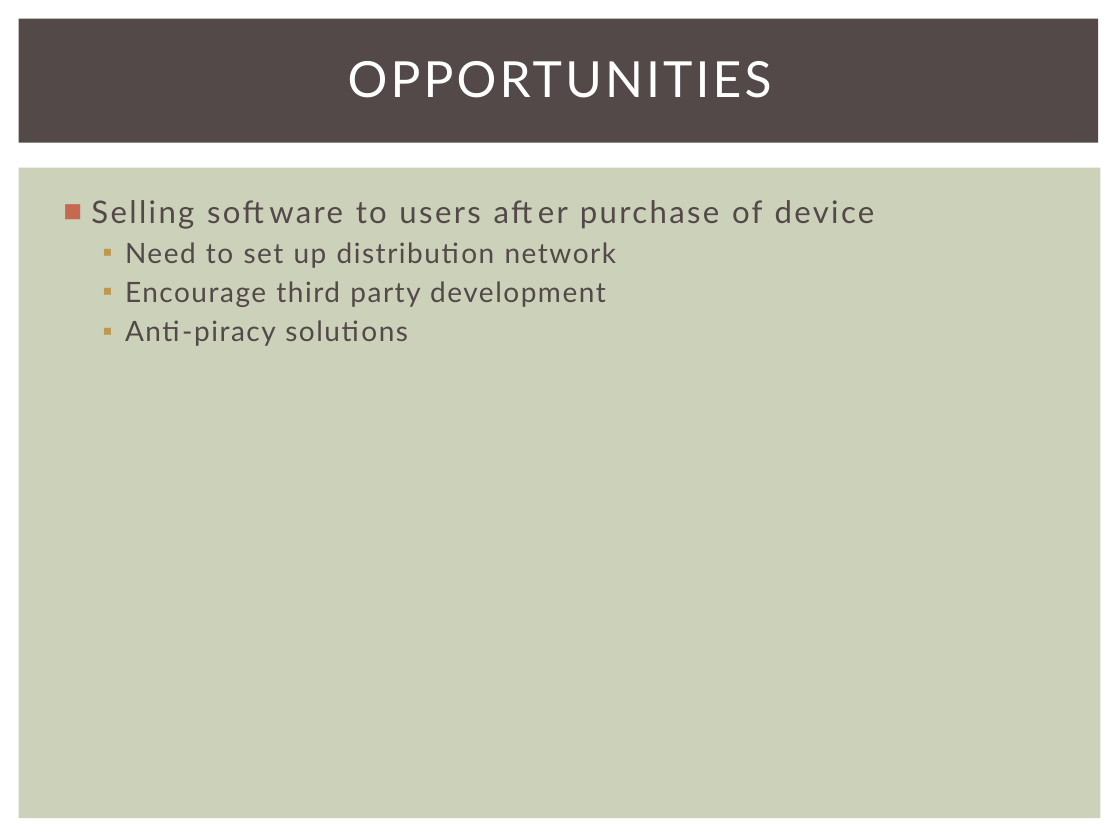
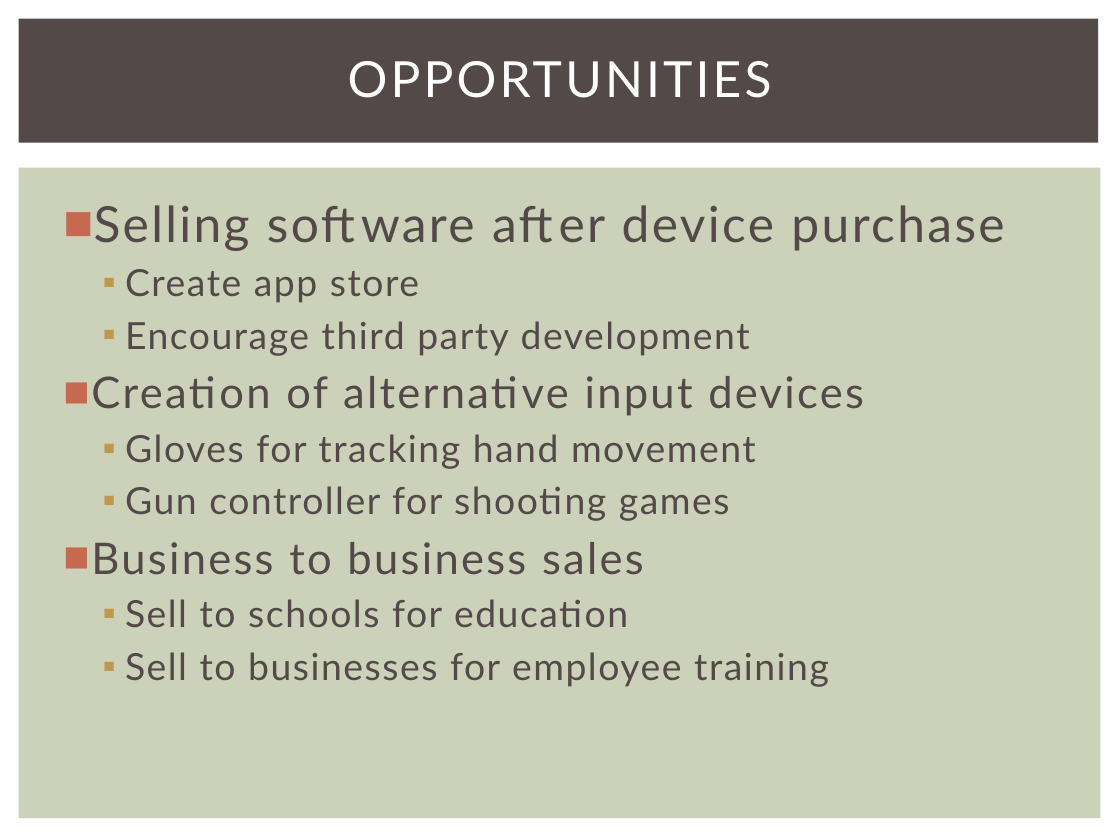
Before and after one commit to snowpuppy/augreality, a slide deck: slide 18 of doc/AugRealityMidReview.pptx. Drawn at 1120x840 pixels with LibreOffice and Linux fonts; fonts in the diff are those of the drawing. Boxes give left, top, right and bottom in pixels: in the first picture for what was removed or moved away, otherwise in the second. Text is boxed around its words. In the diff, an @@ line names an element or a change of style, - is before the commit and + after.

```diff
--- a/doc/AugRealityMidReview.pptx
+++ b/doc/AugRealityMidReview.pptx
@@ text at [94,205,1004,303]: text changed; size 20 to 32 pt @@
-■ Selling software to users after purchase of device
-  ▪ Need to set up distribution network
+■ Selling software after device purchase
+  ▪ Create app store
@@ text at [125,321,750,356]: size 18 to 24 pt in "Encourage third party development"; more space between paragraphs @@
@@ text at [91,376,864,687]: text changed; size 18 to 24 pt @@
-  ▪ Anti-piracy solutions
+■ Creation of alternative input devices
+  ▪ Gloves for tracking hand movement
+  ▪ Gun controller for shooting games
+■ Business to business sales
+  ▪ Sell to schools for education
+  ▪ Sell to businesses for employee training
```
Also in this commit, not shown: 7 other slides changed, 1 slide added.
